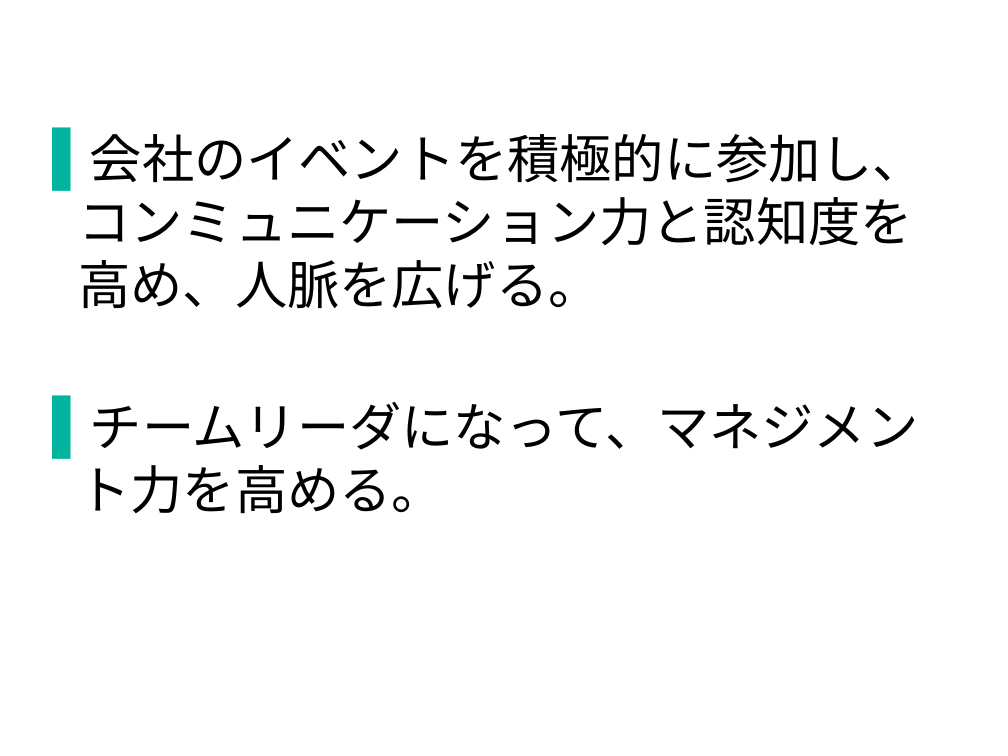
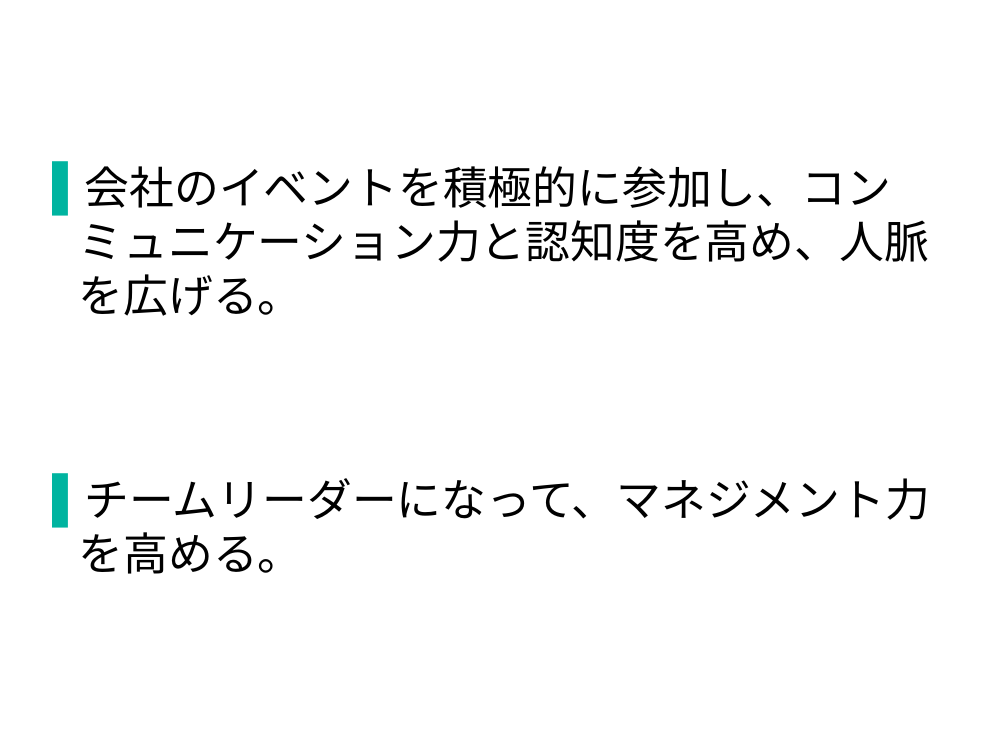
Before and after one commit to milo-bb/test, a slide deck: slide 3 of 昇格プレゼン(徐洋)_new.pptx. Drawn at 1008x756 pixels with LibreOffice and Linux fonts; fonts in the diff are those of the drawing; background and template pictures are left out. Boxes give left, top, right and bottom in pixels: in the first picture for what was removed or moved away, otherwise in the second. Text is boxed around its words. In the diff, an @@ line names an element or a change of style, - is before the commit and + after.

```diff
--- a/昇格プレゼン(徐洋)_new.pptx
+++ b/昇格プレゼン(徐洋)_new.pptx
@@ text "会社のイベントを積極的に参加し、コンミュニケーション力と認知度を高め、人脈を広げる。": place and size @@
-text "会社のイベントを積極的に参加し、コンミュニケーション力と認知度を高め、人脈を広げる。" at [79,134,925,514]
+text "会社のイベントを積極的に参加し、コンミュニケーション力と認知度を高め、人脈を広げる。" at [79,166,930,574]
@@ text at [79,166,929,316]: size 28 to 24 pt in "会社のイベントを積極的に参加し、コンミュニケーション力と認知度を高め、人脈を広げる。" @@
@@ text at [79,478,930,574]: text changed; size 28 to 24 pt @@
-▌ チームリーダになって、マネジメント力を高める。
+▌ チームリーダーになって、マネジメント力を高める。
```
Also in this commit, not shown: 6 other slides changed, 2 slides added, 2 slides removed.
